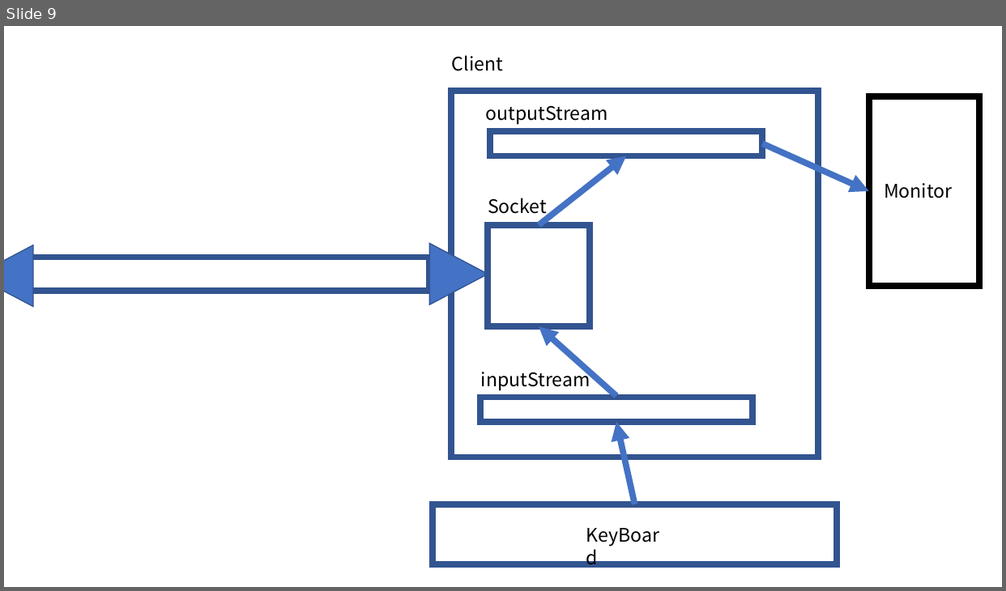
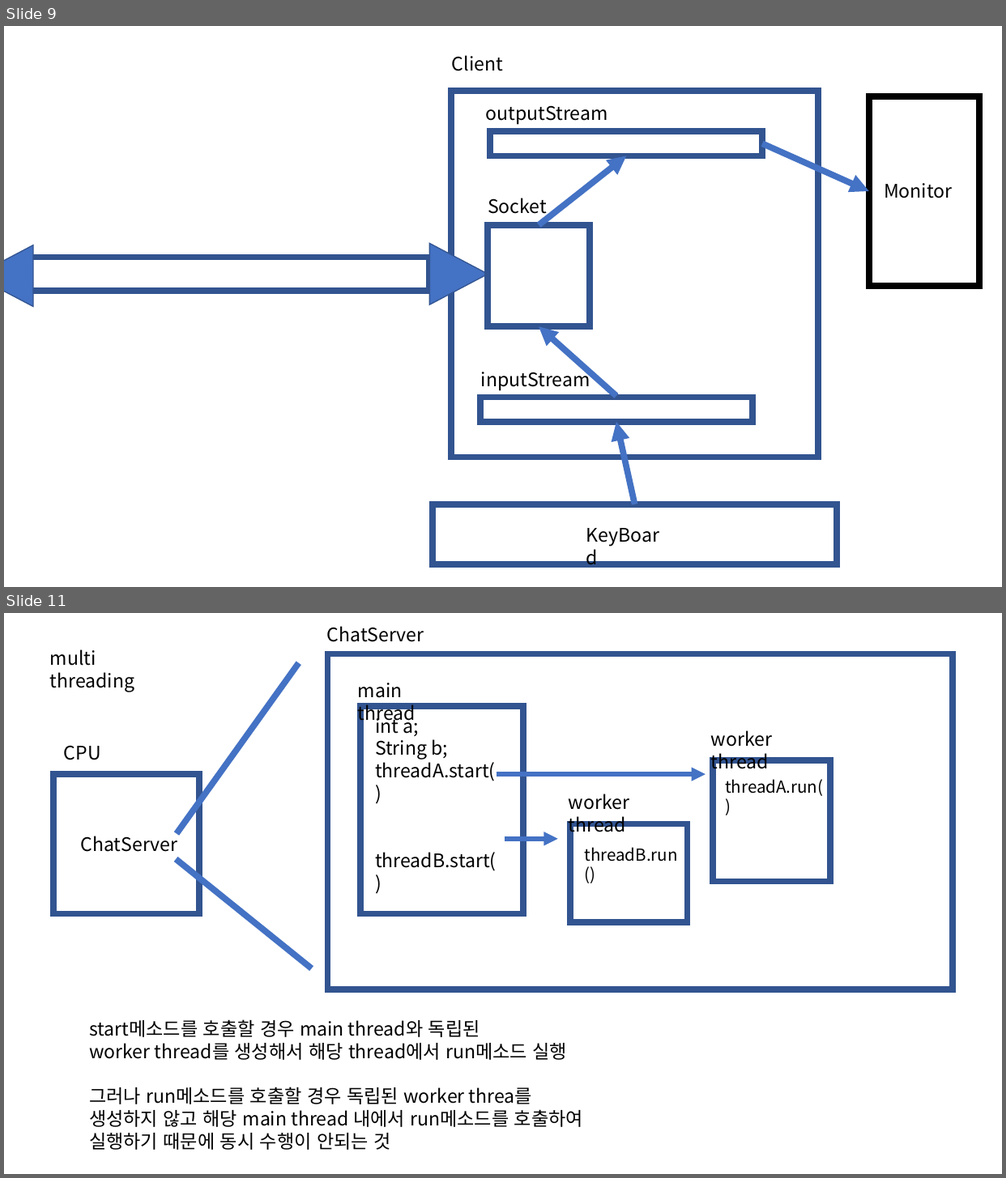
Before and after one commit to shawn-flunge/tutoring-for-java, a slide deck: 5th/5th material.pptx. Shown one above the other, each under a label of ours: slide 9 before the commit, slides 9 and 11 after it; the slides between them are not shown. The pictures are 1006x591 and 1006x1178 pixels, drawn with LibreOffice and Linux fonts; fonts in the diff are those of the drawing. Boxes give left, top, right and bottom in pixels: in the first picture for what was removed or moved away, otherwise in the second. Text is boxed around its words. In the diff, an @@ line names an element or a change of style, - is before the commit and + after.

```diff
--- a/5th/5th material.pptx
+++ b/5th/5th material.pptx
@@ slide 11 added at [4,613,1002,1174], background #FFFFFF @@
@@ text added at [327,626,424,642], 18 pt, text #000000 @@
+ChatServer
@@ text added at [50,649,135,692], 18 pt, text #000000 @@
+multi threading
@@ rectangle added at [327,654,953,990], outline #325491 6 pt @@
@@ line added from (177, 834) to (299, 663), #4472C4 6 pt @@
@@ text added at [358,683,415,725], 18 pt, text #000000 @@
+main thread
@@ rectangle added at [360,706,522,914], outline #325491 6 pt @@
@@ text added at [375,713,496,871], 18 pt, text #000000 @@
+int a;
+String b;
+threadA.start()
+threadB.start()
@@ text added at [711,730,772,773], 18 pt, text #000000 @@
+worker thread
@@ text added at [64,745,101,760], 18 pt, text #000000 @@
+CPU
@@ rectangle added at [53,775,199,914], outline #325491 6 pt @@
@@ arrow added from (496, 775) to (705, 775), #4472C4 4.5 pt @@
@@ rectangle added at [713,760,830,882], outline #325491 6 pt @@
@@ text added at [725,779,823,796], 16 pt, text #000000 @@
+threadA.run()
@@ text added at [569,794,629,837], 18 pt, text #000000 @@
+worker thread
@@ rectangle added at [570,824,688,922], outline #325491 6 pt @@
@@ text added at [80,833,177,852], 18 pt, text #000000 @@
+ChatServer
@@ arrow added from (505, 839) to (558, 839), #4472C4 4.5 pt @@
@@ text added at [584,847,677,862], 16 pt, text #000000 @@
+threadB.run()
@@ line added from (177, 859) to (312, 969), #4472C4 6 pt @@
@@ text added at [89,1020,583,1150], 18 pt, text #000000 @@
+start메소드를 호출할 경우 main thread와 독립된
+worker thread를 생성해서 해당 thread에서 run메소드 실행
+그러나 run메소드를 호출할 경우 독립된 worker threa를
+생성하지 않고 해당 main thread 내에서 run메소드를 호출하여
+실행하기 때문에 동시 수행이 안되는 것
```
Also in this commit, not shown: 2 other slides added, 2 slides removed.
